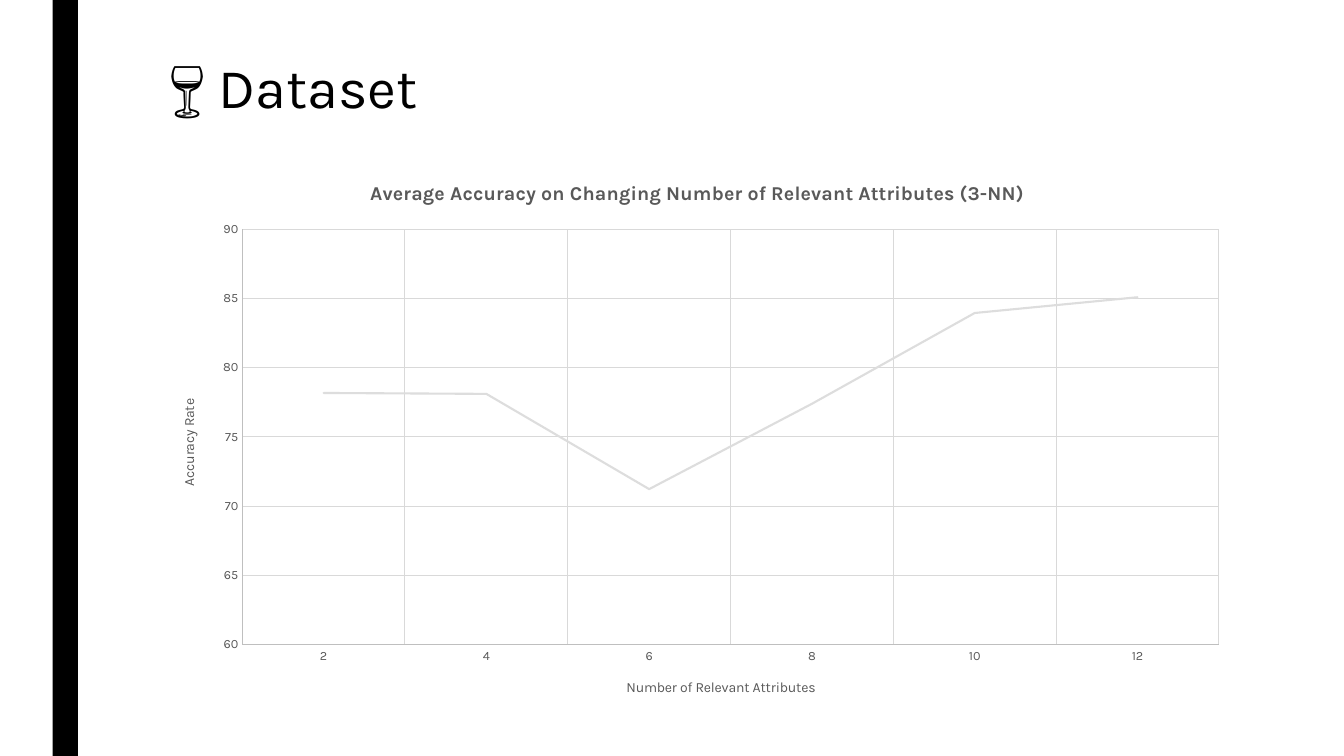
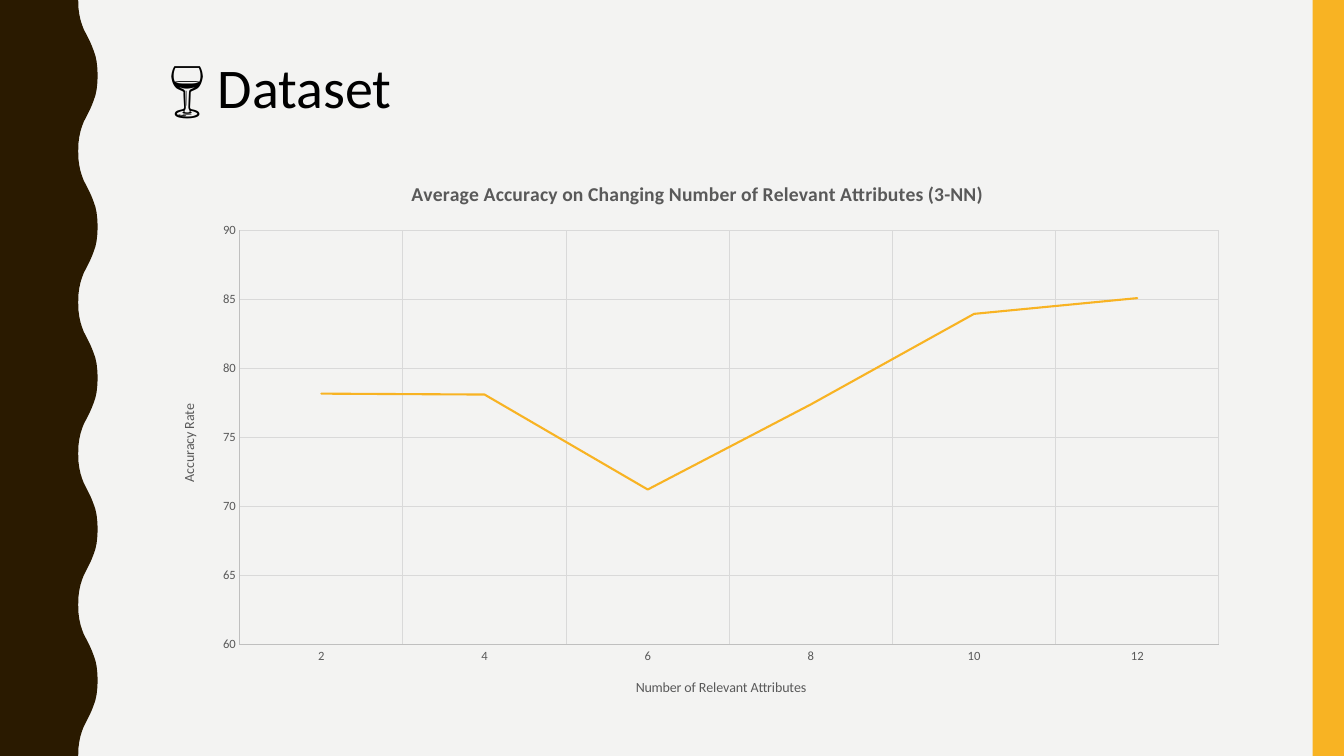
Before and after one commit to gururaj-shriram/ece548-machine-learning, a slide deck: slide 26 of proj1/presentation/pres.pptx. Drawn at 1344x756 pixels with LibreOffice and Linux fonts; fonts in the diff are those of the drawing. Boxes give left, top, right and bottom in pixels: in the first picture for what was removed or moved away, otherwise in the second. Text is boxed around its words. In the diff, an @@ line names an element or a change of style, - is before the commit and + after.

Commit message:
Updated presentation
Changed theme to make graphs more visible; rearranged text/graphs to reflect changes

```diff
--- a/proj1/presentation/pres.pptx
+++ b/proj1/presentation/pres.pptx
@@ background #FFFFFF to #F3F3F2 @@
@@ freeform shape added at [0, 0, 98, 756], fill #2A1A00 @@
@@ rectangle removed at [52, 0, 78, 756] @@
@@ rectangle added at [1313, 0, 1344, 756], fill #F8B323 @@
@@ text "🍷 Dataset" at [218, 72, 392, 109]: font Karla to Calibri @@
@@ line chart at [159, 161, 1241, 718] @@
-categories: 2.0, 4.0, 6.0, 8.0, 10.0, 12.0
+categories: 2, 4, 6, 8, 10, 12
@@ colour of Series 1 #DDDDDD to #F8B323 @@
@@ category axis changed @@
@@ value axis changed @@
@@ lettering changed @@
```
Also in this commit, not shown: 30 other slides changed.
